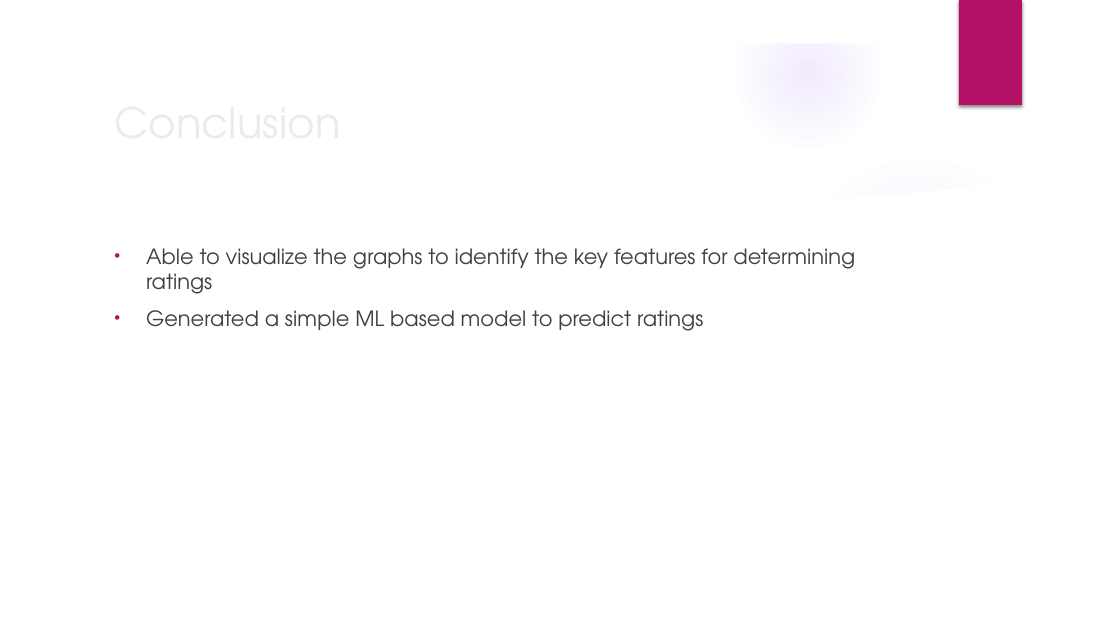
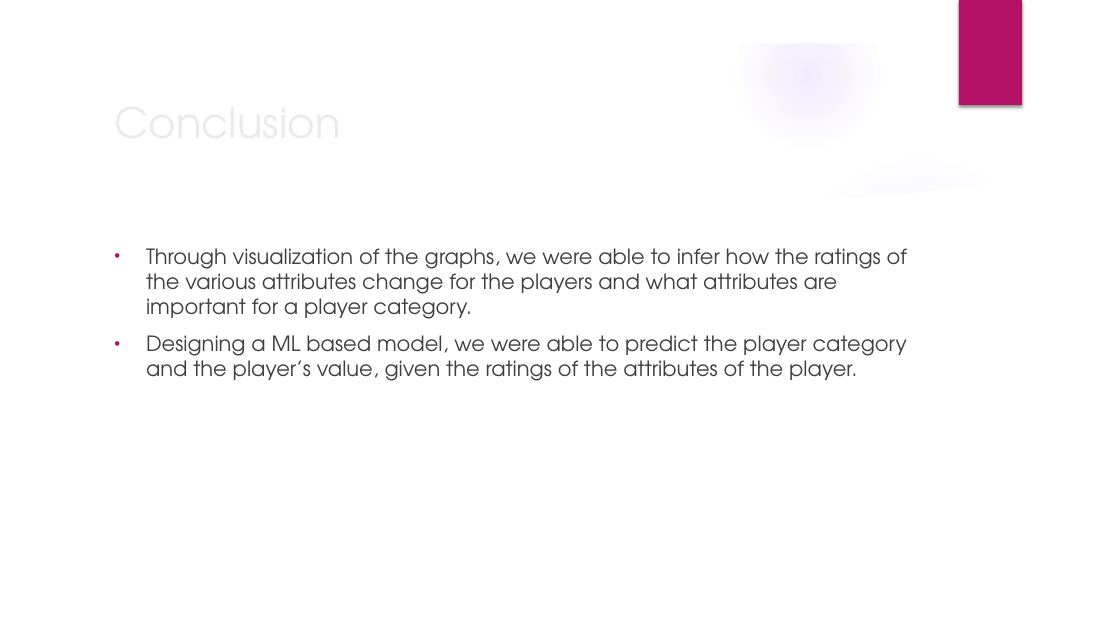
Before and after one commit to sharax/ECE_143_Group_11, a slide deck: slide 19 of ECE_143.pptx. Drawn at 1120x630 pixels with LibreOffice and Linux fonts; fonts in the diff are those of the drawing; background and template pictures are left out. Boxes give left, top, right and bottom in pixels: in the first picture for what was removed or moved away, otherwise in the second. Text is boxed around its words. In the diff, an @@ line names an element or a change of style, - is before the commit and + after.

```diff
--- a/ECE_143.pptx
+++ b/ECE_143.pptx
@@ text at (146,248,907,381): text changed @@
-• Able to visualize the graphs to identify the key features for determining ratings
-• Generated a simple ML based model to predict ratings
+• Through visualization of the graphs, we were able to infer how the ratings of the various attributes change for the players and what attributes are important for a player category.
+• Designing a ML based model, we were able to predict the player category and the player’s value, given the ratings of the attributes of the player.
```
